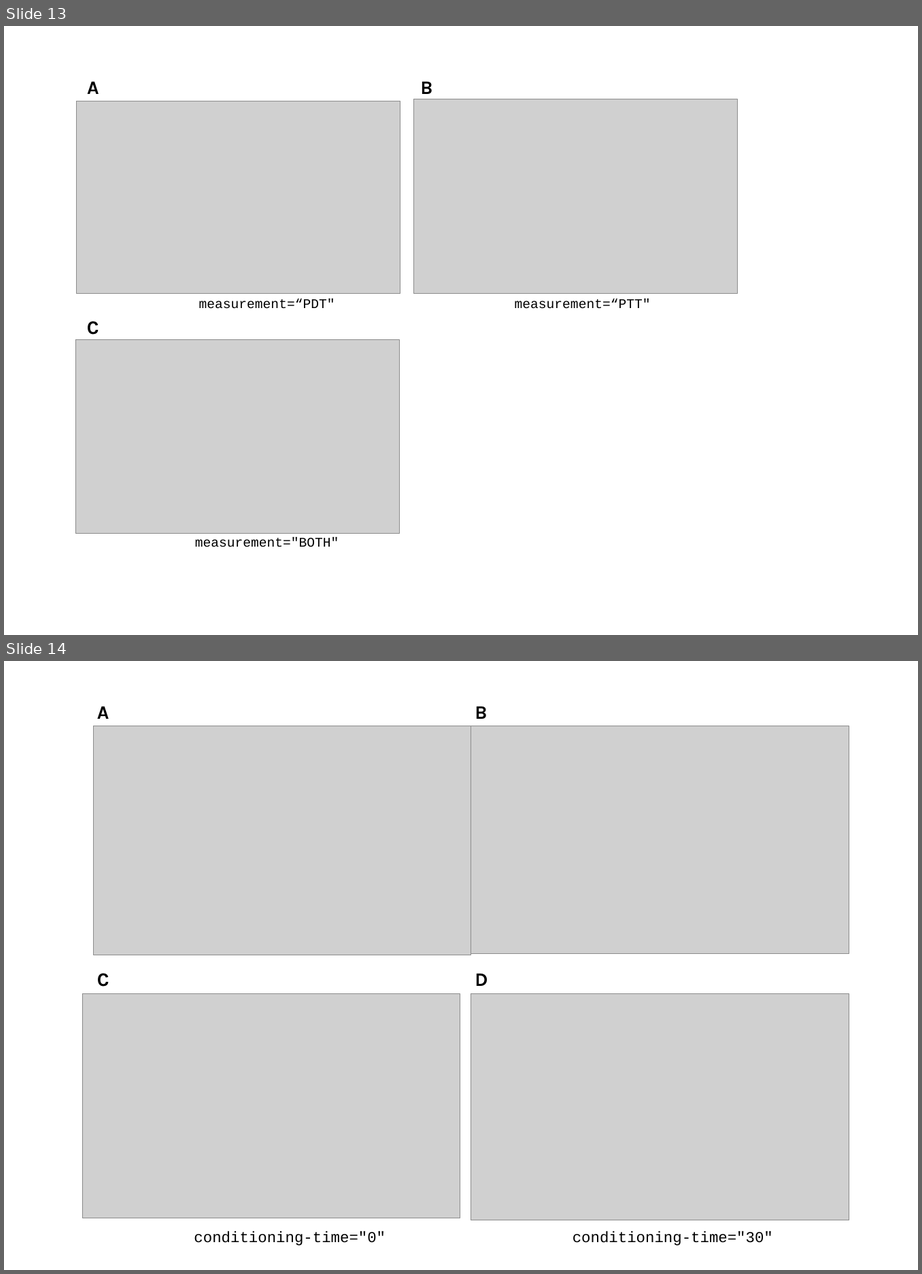
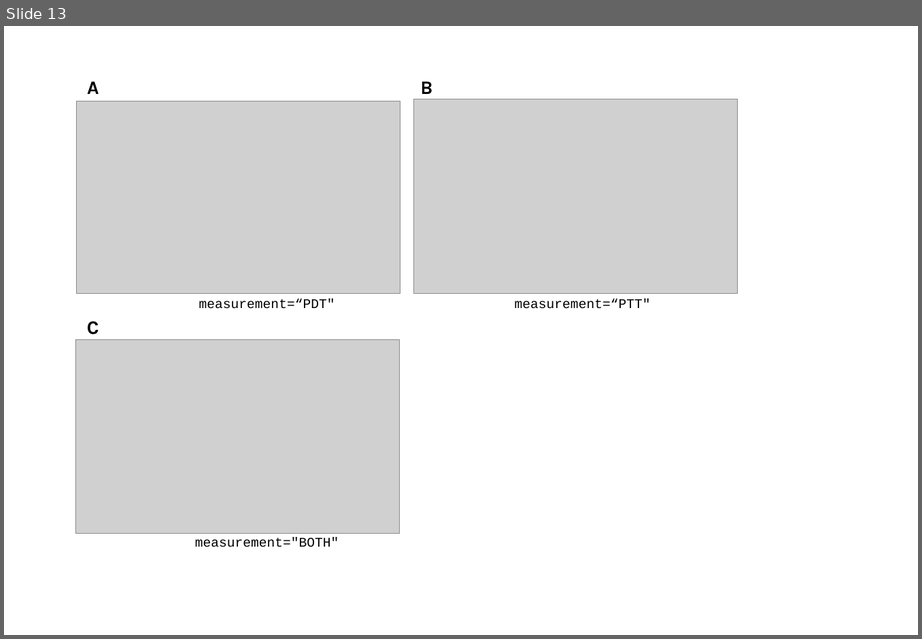
Before and after one commit to LabBench-Society/LabBench.Documentation, a slide deck: assets/images/Experitments_Procedures_Algometry.pptx. Shown one above the other, each under a label of ours: slides 13 and 14 before the commit, slide 13 after it. The pictures are 922x1274 and 922x639 pixels, drawn with LibreOffice and Linux fonts; fonts in the diff are those of the drawing; grey boxes stand for pictures. Boxes give left, top, right and bottom in pixels: in the first picture for what was removed or moved away, otherwise in the second. Text is boxed around its words. In the diff, an @@ line names an element or a change of style, - is before the commit and + after.

```diff
--- a/assets/images/Experitments_Procedures_Algometry.pptx
+++ b/assets/images/Experitments_Procedures_Algometry.pptx
@@ slide 14 removed at (4, 661, 918, 1270), background #FFFFFF @@
@@ text removed at (97, 706, 109, 719) @@
-A
@@ text removed at (475, 706, 487, 719) @@
-B
@@ picture removed at (93, 726, 471, 955) @@
@@ picture removed at (471, 726, 849, 953) @@
@@ text removed at (97, 973, 109, 987) @@
-C
@@ text removed at (475, 973, 487, 986) @@
-D
@@ picture removed at (82, 994, 460, 1219) @@
@@ picture removed at (471, 994, 849, 1220) @@
@@ text removed at (194, 1232, 385, 1246) @@
-conditioning-time="0"
@@ text removed at (572, 1232, 773, 1246) @@
-conditioning-time="30"
```
Also in this commit, not shown: 1 slide changed, 1 other slide removed, 19 other files.
